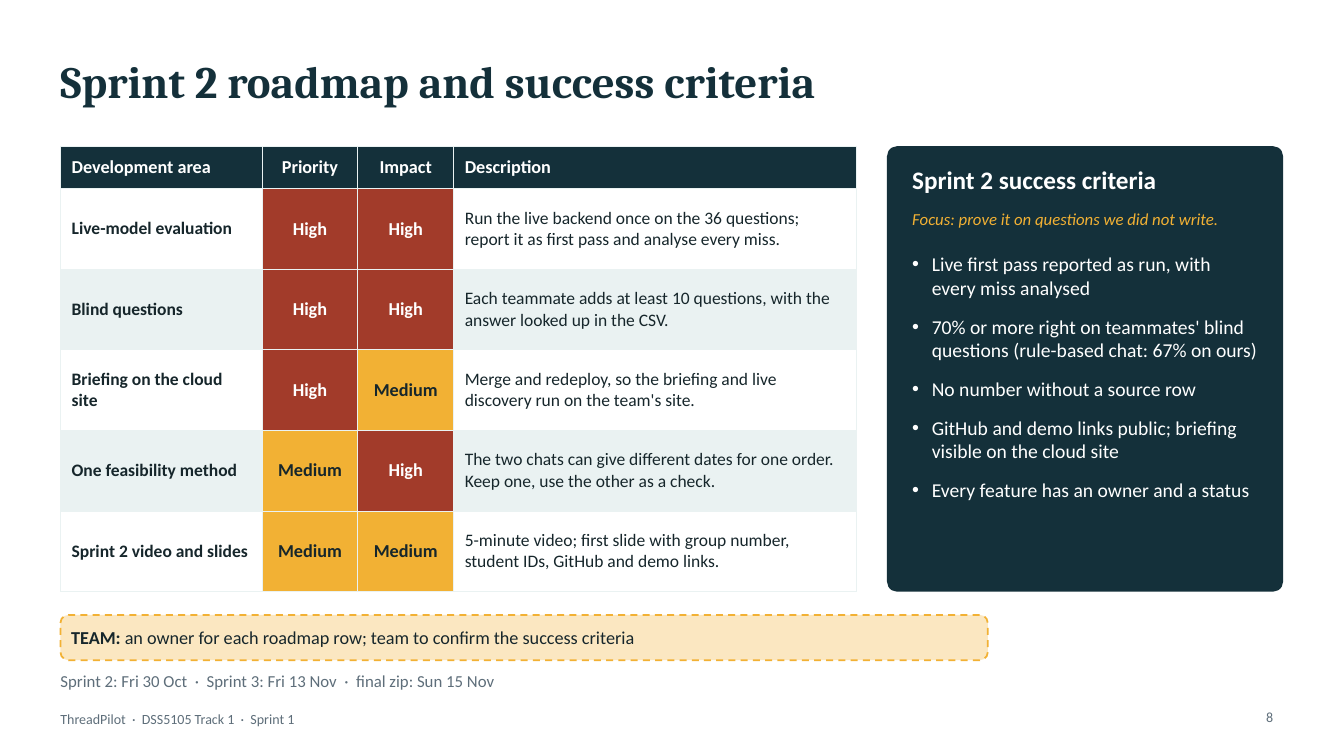
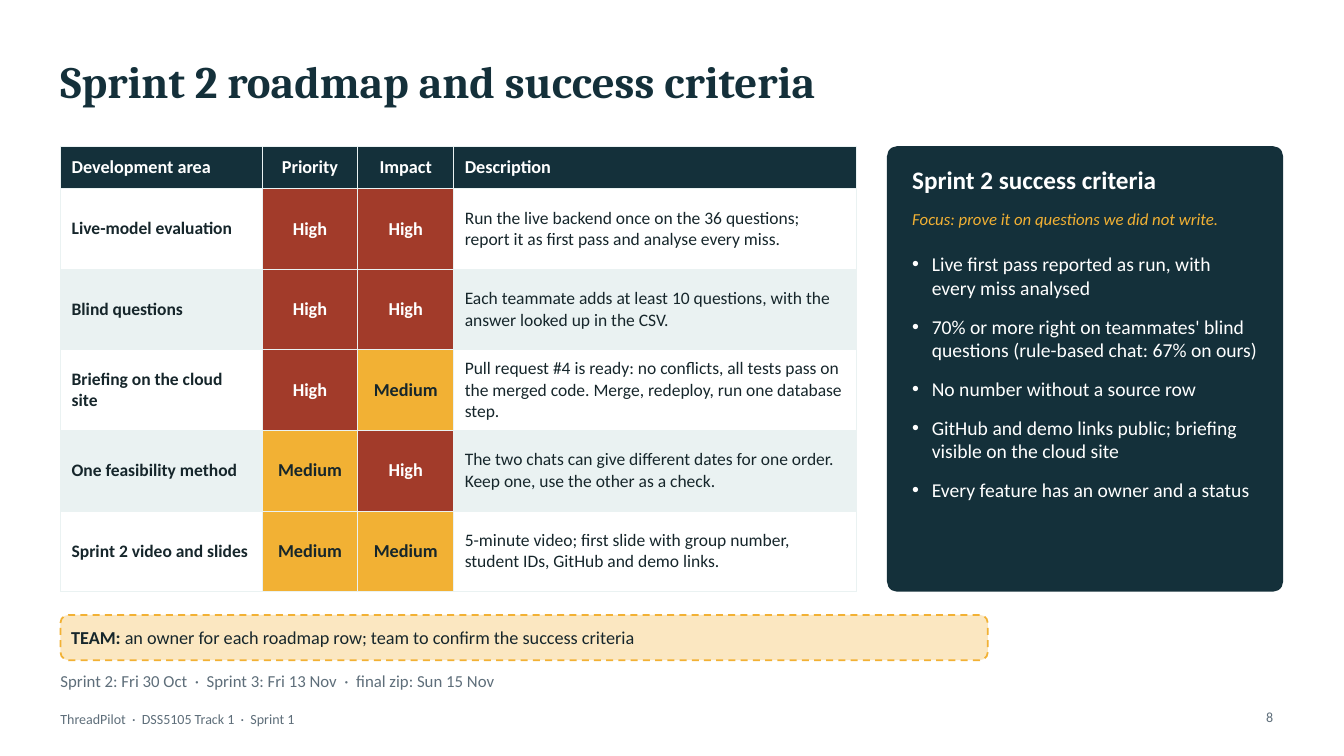
Before and after one commit to footoonming/DSS5105_fork, a slide deck: slide 8 of threadpilot/docs/presentation/Presentation_GroupNN_Sprint1.pptx. Drawn at 1344x756 pixels with LibreOffice and Linux fonts; fonts in the diff are those of the drawing. Boxes give left, top, right and bottom in pixels: in the first picture for what was removed or moved away, otherwise in the second. Text is boxed around its words. In the diff, an @@ line names an element or a change of style, - is before the commit and + after.

```diff
--- a/threadpilot/docs/presentation/Presentation_GroupNN_Sprint1.pptx
+++ b/threadpilot/docs/presentation/Presentation_GroupNN_Sprint1.pptx
@@ table at [60,146,857,573] @@
-row 4, column 4: Merge and redeploy, so the briefing and live discovery run on the team's site.
+row 4, column 4: Pull request #4 is ready: no conflicts, all tests pass on the merged code. Merge, redeploy, run one database step.
```
Also in this commit, not shown: 3 other slides changed, 1 slide added, 5 other files.
